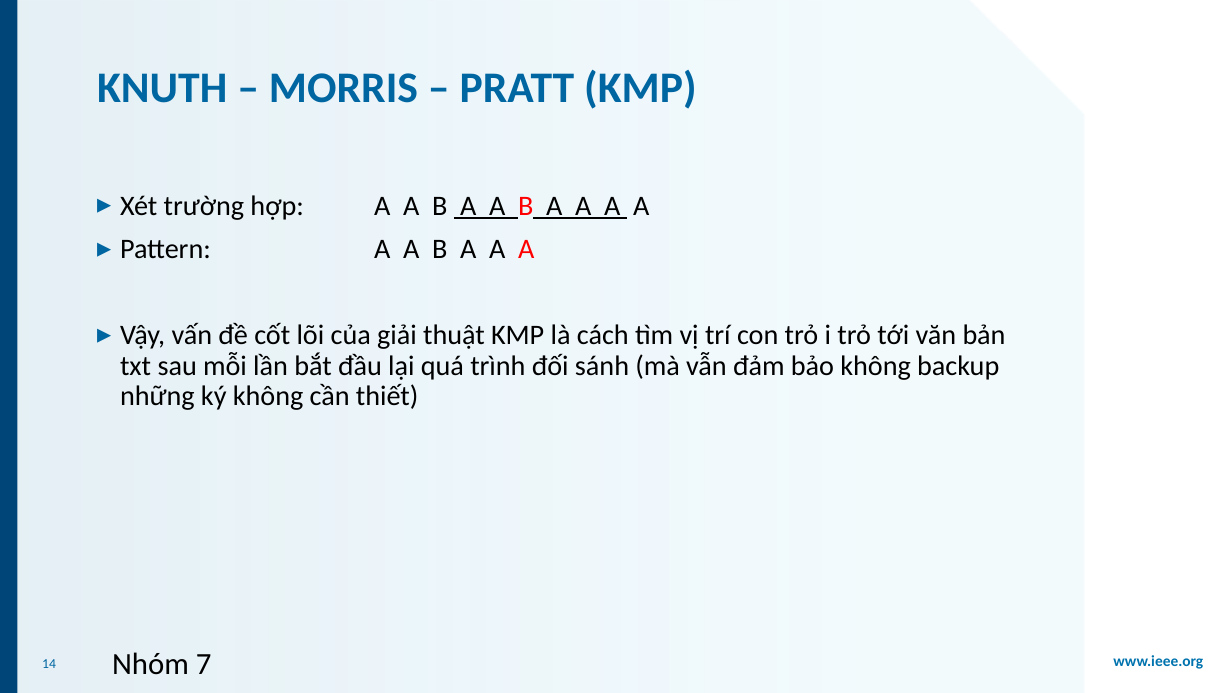
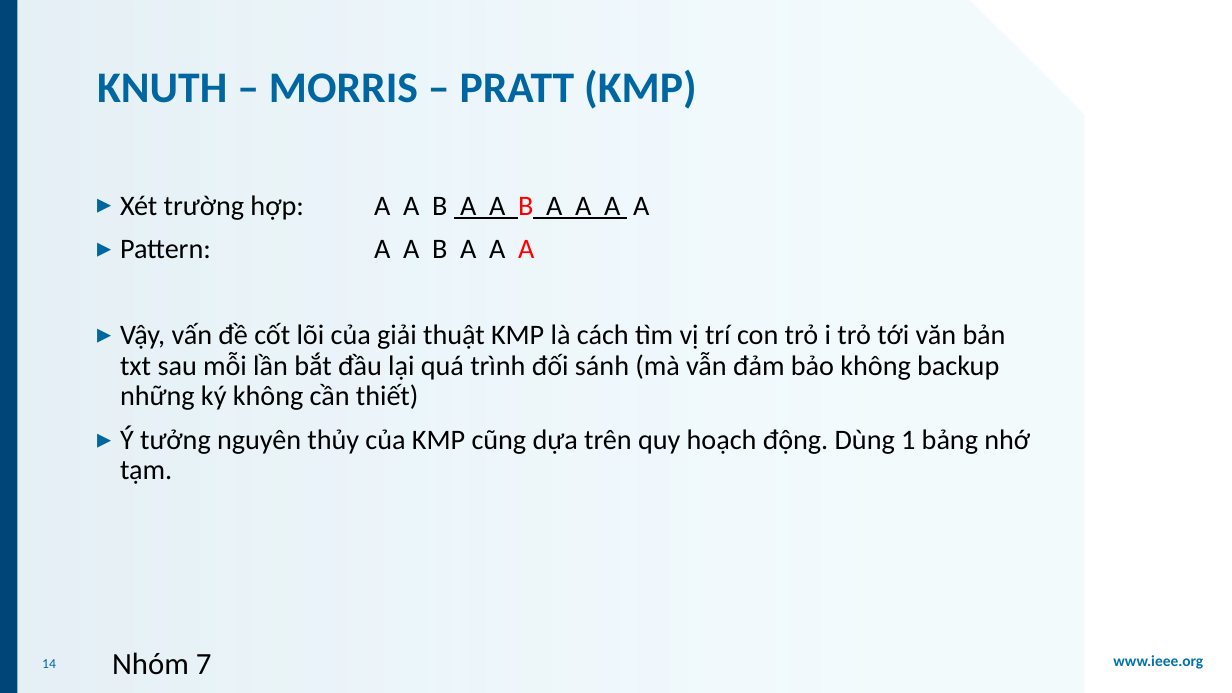
Before and after one commit to codervux/CS523, a slide deck: slide 14 of StringSearch.pptx. Drawn at 1232x693 pixels with LibreOffice and Linux fonts; fonts in the diff are those of the drawing; background and template pictures are left out. Boxes give left, top, right and bottom in pixels: in the first picture for what was removed or moved away, otherwise in the second. Text is boxed around its words. In the diff, an @@ line names an element or a change of style, - is before the commit and + after.

```diff
--- a/StringSearch.pptx
+++ b/StringSearch.pptx
@@ text at (x1=120, y1=425, x2=1030, y2=484): paragraph added @@
+▸ Ý tưởng nguyên thủy của KMP cũng dựa trên quy hoạch động. Dùng 1 bảng nhớ tạm.
```
